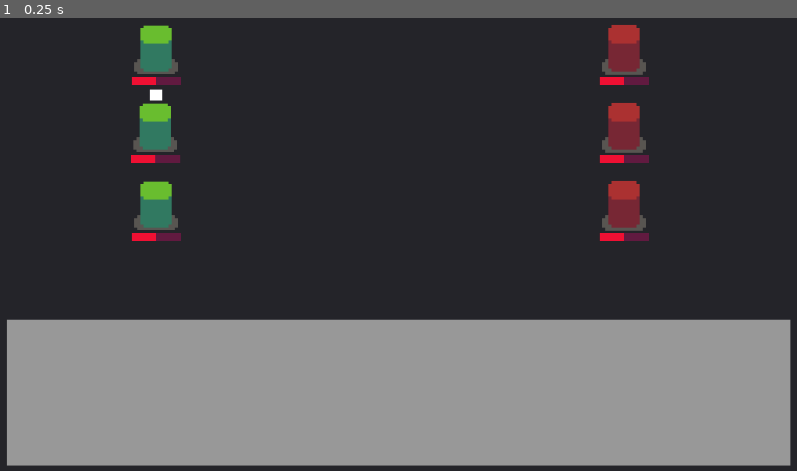
Above: before the commit, frame 1.
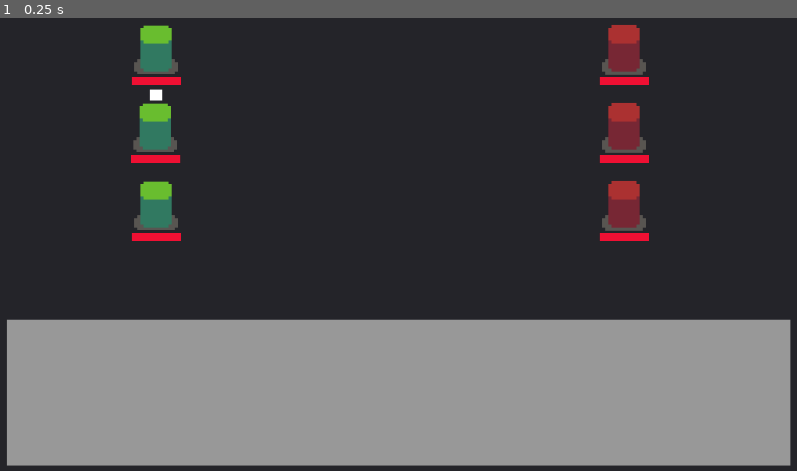
Above: after the commit, the same moment.

Repository: Threnkost/turn-based-combat
Game: Godot game, scene res://MainScene/Game.tscn
Two runs of this game, one before a commit and one after it. Both use one fixed random seed, a clock stepped at 60 frames per second and the inputs below.
Inputs:
- Up to frame 1 (0.25 s): no input

The runs differ from the first frame. In frame 1, 0.3% of the frame differs, in the area x 19-82%, y 13-50%.
Error before the commit: Invalid operands 'String' and 'int' in operator '=='. (res://Combat/Characters/Character1.gd:30)
Error after the commit: Invalid operands 'String' and 'int' in operator '=='. (res://Combat/Characters/Character1.gd:25)

Commit message:
Add files via upload

Diff:
--- /dev/null
+++ b/Characters/Character1.tres
@@ -0,0 +1,11 @@
+[gd_resource type="Resource" load_steps=2 format=2]
+
+[ext_resource path="res://Stats/CharacterStatsResource.gd" type="Script" id=1]
+
+[resource]
+script = ExtResource( 1 )
+baseMaxHealth = 30
+baseMaxMana = 0
+baseStats = {
+
+}
--- /dev/null
+++ b/Characters/Monster1.tres
@@ -0,0 +1,11 @@
+[gd_resource type="Resource" load_steps=2 format=2]
+
+[ext_resource path="res://Stats/CharacterStatsResource.gd" type="Script" id=1]
+
+[resource]
+script = ExtResource( 1 )
+baseMaxHealth = 20
+baseMaxMana = 0
+baseStats = {
+"Fire": 5
+}
--- a/Combat/Actions/Attack.gd
+++ b/Combat/Actions/Attack.gd
@@ -16,25 +16,24 @@
 	var attackersStrength = 5
 
 	#Defining their BattlerReference.
-	var attackerReference = attacker.battlerReference
-	var victimReference = victim.battlerReference
+	var attackerSprite = attacker.battlerSprite
 
 	#For debugging
 	print(attacker.name, " attacked to ", victim.name)
 
 	#Attacker goes to the victim.
-	attackerReference.goToEntity(victim)
-	yield(attackerReference.tween, "tween_completed")
+	attackerSprite.goToEntity(victim)
+	yield(attackerSprite.tween, "tween_completed")
 
 	#Plays attacker "Attack" animation.
-	attackerReference.animationPlayer.play("Attack")
-	yield(attackerReference.animationPlayer, "animation_finished")
+	attackerSprite.animationPlayer.play("Attack")
+	yield(attackerSprite.animationPlayer, "animation_finished")
 
 	#Victim takes some damage.
 	victim.takeDamage(attackersStrength)
 
 	#Attacker returns to his place after attacking.
-	attackerReference.returnToStart()
-	yield(attackerReference.tween, "tween_completed")
+	attackerSprite.returnToStart()
+	yield(attackerSprite.tween, "tween_completed")
 
 	turnQueue.skipTurn()
--- a/Combat/Battler/Ally.gd
+++ b/Combat/Battler/Ally.gd
@@ -2,11 +2,6 @@
 
 #Player's characters.
 class_name Ally
-
-onready var actions
-
-func _ready():
-	actions = battlerReference.get_node("Actions")
 
 func playTurn(turnQueue) -> void:
 #	#Executes "Attack" action.
--- a/Combat/Battler/Battler.gd
+++ b/Combat/Battler/Battler.gd
@@ -3,13 +3,16 @@
 #Main class for battlers.
 class_name Battler
 
-#We can say BattlerReference is battler's a visual thing.
+export (Resource) var characterStats
+
+#We can say battlerSprite is battler's a visual thing.
 #startPosition is battler's starting position.
-onready var battlerReference #: BattlerReference
 onready var startPosition : Vector2
 
 onready var healthBar = $HealthBar
+onready var battlerSprite = $BattlerSprite
 onready var stats : CharacterStats = $CharacterStats
+onready var actions = $Actions
 
 var maxHealthPoint : int = 0 setget setMaxHealth
 var maxManaPoint : int = 0 setget setMaxMana
@@ -21,19 +24,32 @@
 #Initializes variables.
 func _ready():
 	startPosition = global_position
-	battlerReference = get_node("BattlerReference")
+
+	setMaxHealth(characterStats.baseMaxHealth)
+	setMaxMana(characterStats.baseMaxMana)
+
+	setHealth(maxHealthPoint)
+	setMana(maxManaPoint)
+
+	stats.initialize(characterStats.baseStats)
+
+func getAction(actionName : String):
+	var path = "Actions/" + actionName
+	if has_node(path):
+		return get_node(path)
+	return get_node("Actions/IAction")
 
 func takeDamage(damage : float) -> void:
-	if has_node("Stats/Health"):
-		healthPoint -= damage
-		if healthPoint <= 0:
-			_die()
-		else:
-			battlerReference.animationPlayer.play("TookDamage")
+	healthPoint -= damage
+	healthBar.updateCurrentValue(healthPoint)
+	if healthPoint <= 0:
+		_die()
+	else:
+		battlerSprite.animationPlayer.play("TookDamage")
 
 func _die() -> void:
 	isAlive = false
-	battlerReference.animationPlayer.play("Death")
+	battlerSprite.animationPlayer.play("Death")
 
 func setMaxHealth(newAmount) -> void:
 	maxHealthPoint = max(0, newAmount)
--- /dev/null
+++ b/Combat/Battler/BattlerSprite/BattlerSprite.gd
@@ -0,0 +1,35 @@
+extends Sprite
+
+#We can say BattlerReference is Battler's visual thing. Includes Sprite, AnimationPlayer, Tween etc.
+class_name BattlerSprite
+
+const TARGET_DISTANCE = 75
+const TWEEN_DURATION = 0.5
+
+#Nodes
+onready var tween : Tween = $Tween
+onready var animationPlayer : AnimationPlayer = $AnimationPlayer
+
+#Variables
+onready var battler : Battler = get_parent()
+onready var direction : int
+
+#Initializes variables.
+func _ready():
+	direction = -1 if battler is Ally else 1
+
+#Battler returns to his start point.
+#Using tween.
+func returnToStart():
+	tween.interpolate_property(
+		self, 'global_position', global_position, battler.startPosition, TWEEN_DURATION, Tween.TRANS_QUAD, Tween.EASE_OUT)
+	tween.start()
+
+#Battler goes to another battler.
+#Using tween.
+func goToEntity(target : Battler):
+	var targetPosition : Vector2 = target.global_position + Vector2(direction * TARGET_DISTANCE, 0)
+
+	tween.interpolate_property(
+		self, 'global_position', battler.startPosition, targetPosition, TWEEN_DURATION, Tween.TRANS_QUAD, Tween.EASE_OUT)
+	tween.start()
--- a/Combat/Battler/Enemy.gd
+++ b/Combat/Battler/Enemy.gd
@@ -14,5 +14,5 @@
 	yield(get_tree().create_timer(0.35), "timeout")
 
 	#Executes "Attack" action. [Actions/Attack]
-	var attackAction = battlerReference.getAction("Attack")
+	var attackAction = getAction("Attack")
 	attackAction.execute([self, AI.getRandomTarget(turnQueue.battleground.allies)])
--- a/Combat/Characters/Character1.tscn
+++ b/Combat/Characters/Character1.tscn
@@ -1,19 +1,20 @@
-[gd_scene load_steps=19 format=2]
+[gd_scene load_steps=20 format=2]
 
 [ext_resource path="res://Combat/Characters/Character1.gd" type="Script" id=1]
-[ext_resource path="res://Assets/characters.png" type="Texture" id=2]
-[ext_resource path="res://Combat/Battler/BattlerSprite/BattlerReference.gd" type="Script" id=3]
-[ext_resource path="res://Combat/Actions/IAction.gd" type="Script" id=4]
-[ext_resource path="res://Combat/Actions/Attack.gd" type="Script" id=5]
-[ext_resource path="res://Assets/combat_ui_icons.png" type="Texture" id=6]
-[ext_resource path="res://Combat/Skills/Heal.gd" type="Script" id=7]
-[ext_resource path="res://Stats/CharacterStats.gd" type="Script" id=8]
-[ext_resource path="res://Combat/HealthBar/HealthBar.tscn" type="PackedScene" id=9]
-[ext_resource path="res://Combat/Skills/Slash.gd" type="Script" id=10]
-[ext_resource path="res://Stats/Stat.gd" type="Script" id=11]
+[ext_resource path="res://Characters/Character1.tres" type="Resource" id=2]
+[ext_resource path="res://Assets/characters.png" type="Texture" id=3]
+[ext_resource path="res://Combat/Battler/BattlerSprite/BattlerSprite.gd" type="Script" id=4]
+[ext_resource path="res://Stats/CharacterStats.gd" type="Script" id=5]
+[ext_resource path="res://Stats/Stat.gd" type="Script" id=6]
+[ext_resource path="res://Combat/Actions/IAction.gd" type="Script" id=7]
+[ext_resource path="res://Combat/Actions/Attack.gd" type="Script" id=8]
+[ext_resource path="res://Assets/combat_ui_icons.png" type="Texture" id=9]
+[ext_resource path="res://Combat/Skills/Heal.gd" type="Script" id=10]
+[ext_resource path="res://Combat/Skills/Slash.gd" type="Script" id=11]
+[ext_resource path="res://Combat/HealthBar/HealthBar.tscn" type="PackedScene" id=12]
 
 [sub_resource type="AtlasTexture" id=1]
-atlas = ExtResource( 2 )
+atlas = ExtResource( 3 )
 region = Rect2( 0, 0, 16, 16 )
 
 [sub_resource type="Animation" id=2]
@@ -75,70 +76,73 @@
 }
 
 [sub_resource type="AtlasTexture" id=5]
-atlas = ExtResource( 6 )
+atlas = ExtResource( 9 )
 region = Rect2( 0, 0, 16, 16 )
 
 [sub_resource type="AtlasTexture" id=6]
-atlas = ExtResource( 6 )
+atlas = ExtResource( 9 )
 region = Rect2( 16, 0, 16, 16 )
 
 [sub_resource type="AtlasTexture" id=7]
-atlas = ExtResource( 6 )
+atlas = ExtResource( 9 )
 region = Rect2( 32, 0, 16, 16 )
 
 [node name="Character1" type="Position2D"]
 script = ExtResource( 1 )
+characterStats = ExtResource( 2 )
 
-[node name="BattlerReference" type="Sprite" parent="."]
+[node name="BattlerSprite" type="Sprite" parent="."]
 scale = Vector2( 4, 3.93072 )
 texture = SubResource( 1 )
-script = ExtResource( 3 )
+script = ExtResource( 4 )
 
-[node name="Tween" type="Tween" parent="BattlerReference"]
+[node name="Tween" type="Tween" parent="BattlerSprite"]
 
-[node name="AnimationPlayer" type="AnimationPlayer" parent="BattlerReference"]
+[node name="AnimationPlayer" type="AnimationPlayer" parent="BattlerSprite"]
 anims/Attack = SubResource( 2 )
 anims/Death = SubResource( 3 )
 anims/TookDamage = SubResource( 4 )
 
-[node name="Actions" type="Node" parent="BattlerReference"]
+[node name="CharacterStats" type="Node" parent="."]
+editor/display_folded = true
+script = ExtResource( 5 )
 
-[node name="IAction" type="Node" parent="BattlerReference/Actions"]
-script = ExtResource( 4 )
+[node name="Fire" type="Node" parent="CharacterStats"]
+script = ExtResource( 6 )
 
-[node name="Attack" type="Node" parent="BattlerReference/Actions"]
-script = ExtResource( 5 )
+[node name="Earth" type="Node" parent="CharacterStats"]
+script = ExtResource( 6 )
+
+[node name="Air" type="Node" parent="CharacterStats"]
+script = ExtResource( 6 )
+
+[node name="Thunder" type="Node" parent="CharacterStats"]
+script = ExtResource( 6 )
+
+[node name="Water" type="Node" parent="CharacterStats"]
+script = ExtResource( 6 )
+
+[node name="Actions" type="Node" parent="."]
+editor/display_folded = true
+
+[node name="IAction" type="Node" parent="Actions"]
+script = ExtResource( 7 )
+
+[node name="Attack" type="Node" parent="Actions"]
+script = ExtResource( 8 )
 icon = SubResource( 5 )
 target = 1
 
-[node name="HealSkill" type="Node" parent="BattlerReference/Actions"]
-script = ExtResource( 7 )
+[node name="HealSkill" type="Node" parent="Actions"]
+script = ExtResource( 10 )
 icon = SubResource( 6 )
 target = 3
 skillDescription = "This skills heals its target."
 
-[node name="SlashSkill" type="Node" parent="BattlerReference/Actions"]
-script = ExtResource( 10 )
+[node name="SlashSkill" type="Node" parent="Actions"]
+script = ExtResource( 11 )
 icon = SubResource( 7 )
 target = 1
-
-[node name="CharacterStats" type="Node" parent="."]
-script = ExtResource( 8 )
-
-[node name="Fire" type="Node" parent="CharacterStats"]
-script = ExtResource( 11 )
-
-[node name="Earth" type="Node" parent="CharacterStats"]
-script = ExtResource( 11 )
-
-[node name="Air" type="Node" parent="CharacterStats"]
-script = ExtResource( 11 )
-
-[node name="Thunder" type="Node" parent="CharacterStats"]
-script = ExtResource( 11 )
-
-[node name="Water" type="Node" parent="CharacterStats"]
-script = ExtResource( 11 )
 
 [node name="Queue" type="ColorRect" parent="."]
 visible = false
--- a/Combat/Characters/Monster1.tscn
+++ b/Combat/Characters/Monster1.tscn
@@ -1,16 +1,17 @@
-[gd_scene load_steps=13 format=2]
+[gd_scene load_steps=14 format=2]
 
 [ext_resource path="res://Combat/Characters/Monster1.gd" type="Script" id=1]
-[ext_resource path="res://Assets/characters.png" type="Texture" id=2]
-[ext_resource path="res://Combat/Battler/BattlerSprite/BattlerReference.gd" type="Script" id=3]
-[ext_resource path="res://Combat/Actions/IAction.gd" type="Script" id=4]
-[ext_resource path="res://Combat/Actions/Attack.gd" type="Script" id=5]
+[ext_resource path="res://Characters/Monster1.tres" type="Resource" id=2]
+[ext_resource path="res://Assets/characters.png" type="Texture" id=3]
+[ext_resource path="res://Combat/Battler/BattlerSprite/BattlerSprite.gd" type="Script" id=4]
+[ext_resource path="res://Stats/CharacterStats.gd" type="Script" id=5]
 [ext_resource path="res://Stats/Stat.gd" type="Script" id=6]
-[ext_resource path="res://Combat/HealthBar/HealthBar.tscn" type="PackedScene" id=7]
-[ext_resource path="res://Stats/CharacterStats.gd" type="Script" id=8]
+[ext_resource path="res://Combat/Actions/IAction.gd" type="Script" id=7]
+[ext_resource path="res://Combat/Actions/Attack.gd" type="Script" id=8]
+[ext_resource path="res://Combat/HealthBar/HealthBar.tscn" type="PackedScene" id=9]
 
 [sub_resource type="AtlasTexture" id=1]
-atlas = ExtResource( 2 )
+atlas = ExtResource( 3 )
 region = Rect2( 16, 0, 16, 16 )
 
 [sub_resource type="Animation" id=2]
@@ -72,30 +73,23 @@
 
 [node name="Monster1" type="Position2D"]
 script = ExtResource( 1 )
+characterStats = ExtResource( 2 )
 
-[node name="BattlerReference" type="Sprite" parent="."]
+[node name="BattlerSprite" type="Sprite" parent="."]
 scale = Vector2( 4, 4 )
 texture = SubResource( 1 )
-script = ExtResource( 3 )
+script = ExtResource( 4 )
 
-[node name="Tween" type="Tween" parent="BattlerReference"]
+[node name="Tween" type="Tween" parent="BattlerSprite"]
 
-[node name="AnimationPlayer" type="AnimationPlayer" parent="BattlerReference"]
+[node name="AnimationPlayer" type="AnimationPlayer" parent="BattlerSprite"]
 anims/Attack = SubResource( 2 )
 anims/Death = SubResource( 3 )
 anims/TookDamage = SubResource( 4 )
 
-[node name="Actions" type="Node" parent="BattlerReference"]
-
-[node name="IAction" type="Node" parent="BattlerReference/Actions"]
-script = ExtResource( 4 )
-
-[node name="Attack" type="Node" parent="BattlerReference/Actions"]
+[node name="CharacterStats" type="Node" parent="."]
+editor/display_folded = true
 script = ExtResource( 5 )
-target = 1
-
-[node name="CharacterStats" type="Node" parent="."]
-script = ExtResource( 8 )
 
 [node name="Fire" type="Node" parent="CharacterStats"]
 script = ExtResource( 6 )
@@ -111,6 +105,16 @@
 
 [node name="Thunder" type="Node" parent="CharacterStats"]
 script = ExtResource( 6 )
+
+[node name="Actions" type="Node" parent="."]
+editor/display_folded = true
+
+[node name="IAction" type="Node" parent="Actions"]
+script = ExtResource( 7 )
+
+[node name="Attack" type="Node" parent="Actions"]
+script = ExtResource( 8 )
+target = 1
 
 [node name="Queue" type="ColorRect" parent="."]
 visible = false
--- a/Combat/Skills/Heal.gd
+++ b/Combat/Skills/Heal.gd
@@ -7,12 +7,10 @@
 
 func execute(args := []) -> void:
 	var target : Battler = args[0]
+	var targetSprite : BattlerSprite = target.battlerSprite
 
-	var healthNode = target.stats.get_node("Health")
-	var maxHealthNode = target.stats.get_node("MaxHealth")
+	var particlesInstance = HEALING_PARTICLES.instance()
+	particlesInstance.addAsChild(targetSprite, PARTICLE_DURATION)
 
-	var instance = HEALING_PARTICLES.instance()
-	instance.addAsChild(target, PARTICLE_DURATION)
-
-	healthNode.addModifier(10)
+	target.healthPoint += 10
 	turnQueue.skipTurn()
--- a/Combat/Skills/Slash.gd
+++ b/Combat/Skills/Slash.gd
@@ -6,7 +6,7 @@
 	var attacker : Battler = args[0]
 	var victim : Battler = args[1]
 
-	var attackerReference : BattlerReference = attacker.battlerReference
+	var attackerReference : BattlerSprite = attacker.battlerSprite
 
 	var attackersStrength = 100
 
--- a/Particles/HealingParticle.tscn
+++ b/Particles/HealingParticle.tscn
@@ -1,25 +1,25 @@
 [gd_scene load_steps=4 format=2]
 
-[ext_resource path="res://Particles/HealingParticle.gd" type="Script" id=1]
-[ext_resource path="res://Assets/particles.png" type="Texture" id=2]
+[ext_resource path="res://Assets/particles.png" type="Texture" id=1]
+[ext_resource path="res://Particles/HealingParticle.gd" type="Script" id=2]
 
 [sub_resource type="ParticlesMaterial" id=1]
 emission_shape = 2
 emission_box_extents = Vector3( 1, 1, 1 )
 flag_disable_z = true
 gravity = Vector3( 0, -50, 0 )
+angular_velocity = 9.18363e-039
 orbit_velocity = 0.0
 orbit_velocity_random = 0.0
 radial_accel = 30.0
 radial_accel_random = 1.0
 
 [node name="HealingParticle" type="Particles2D"]
-scale = Vector2( 4, 4 )
 amount = 3
 lifetime = 0.75
 process_material = SubResource( 1 )
-texture = ExtResource( 2 )
-script = ExtResource( 1 )
+texture = ExtResource( 1 )
+script = ExtResource( 2 )
 
 [node name="Timer" type="Timer" parent="."]
 [connection signal="timeout" from="Timer" to="." method="_on_Timer_timeout"]
--- a/Stats/CharacterStats.gd
+++ b/Stats/CharacterStats.gd
@@ -2,8 +2,11 @@
 
 class_name CharacterStats
 
-func initialize() -> void:
-	pass
+func initialize(baseValues : Dictionary = {}) -> void:
+	for i in baseValues:
+		for j in get_children():
+			if i == j.name:
+				j.amount += baseValues[i]
 
 func getAmountOfStat(statName : String) -> int:
 	if has_node(statName):
--- /dev/null
+++ b/Stats/CharacterStatsResource.gd
@@ -0,0 +1,7 @@
+extends Resource
+
+class_name CharacterStatsResource
+
+export (int) var baseMaxHealth = 0
+export (int) var baseMaxMana = 0
+export (Dictionary) var baseStats = {}
--- a/Stats/Stat.gd
+++ b/Stats/Stat.gd
@@ -4,12 +4,12 @@
 
 class_name Stat
 
-export (int) var baseAmount = 1 setget ,getBaseAmount
+var amount : int = 0
 
 onready var _modifiers : Array = []
 
 func _ready():
-	emit_signal("statChanged", name, baseAmount)
+	emit_signal("statChanged", name, amount)
 
 func addModifier(amount: int) -> void:
 	_modifiers.append(amount)
@@ -22,11 +22,8 @@
 		_modifiers.append(-amount)
 	emit_signal("statChanged", name, getTotalAmount())
 
-func getBaseAmount() -> float:
-	return baseAmount
-
 func getTotalAmount() -> float:
-	var totalAmount = baseAmount
+	var totalAmount = amount
 	for i in _modifiers:
 		totalAmount += i
 	return totalAmount
--- a/project.godot
+++ b/project.godot
@@ -25,19 +25,19 @@
 "path": "res://Combat/Battler/Battler.gd"
 }, {
 "base": "Sprite",
-"class": "BattlerReference",
+"class": "BattlerSprite",
 "language": "GDScript",
-"path": "res://Combat/Battler/BattlerSprite/BattlerReference.gd"
-}, {
-"base": "Resource",
-"class": "CharacterResource",
-"language": "GDScript",
-"path": "res://Stats/Characters/CharacterResource.gd"
+"path": "res://Combat/Battler/BattlerSprite/BattlerSprite.gd"
 }, {
 "base": "Node",
 "class": "CharacterStats",
 "language": "GDScript",
 "path": "res://Stats/CharacterStats.gd"
+}, {
+"base": "Resource",
+"class": "CharacterStatsResource",
+"language": "GDScript",
+"path": "res://Stats/CharacterStatsResource.gd"
 }, {
 "base": "Battler",
 "class": "Enemy",
@@ -83,9 +83,9 @@
 "Ally": "",
 "Attack": "",
 "Battler": "",
-"BattlerReference": "",
-"CharacterResource": "",
+"BattlerSprite": "",
 "CharacterStats": "",
+"CharacterStatsResource": "",
 "Enemy": "",
 "EnemyAI": "",
 "HealSkill": "",
Not shown: 1 places in Combat/Characters/Character1.tscn that only renumber resources
Not shown: 1 places in Combat/Characters/Monster1.tscn that only renumber resources
